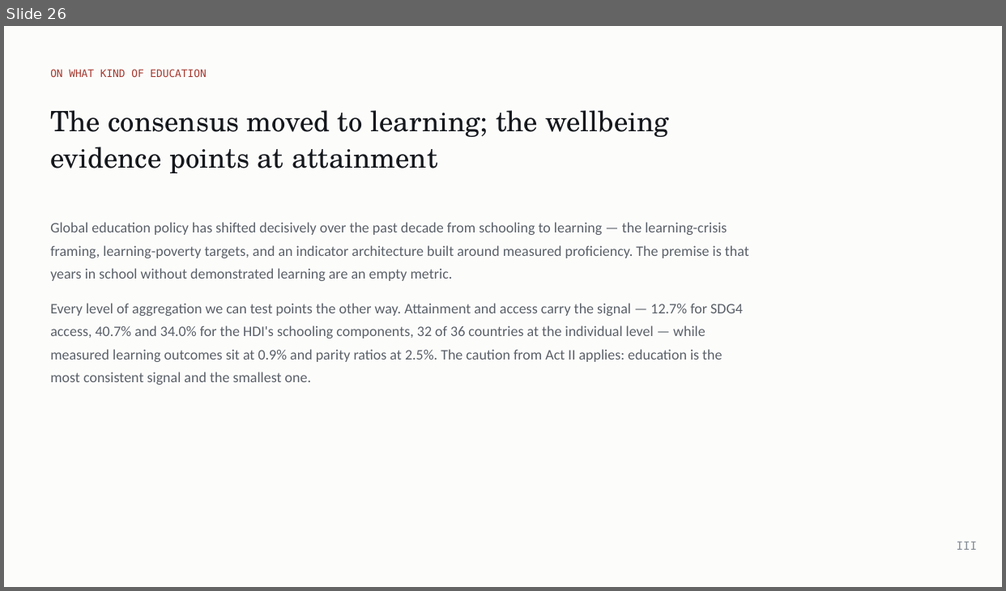
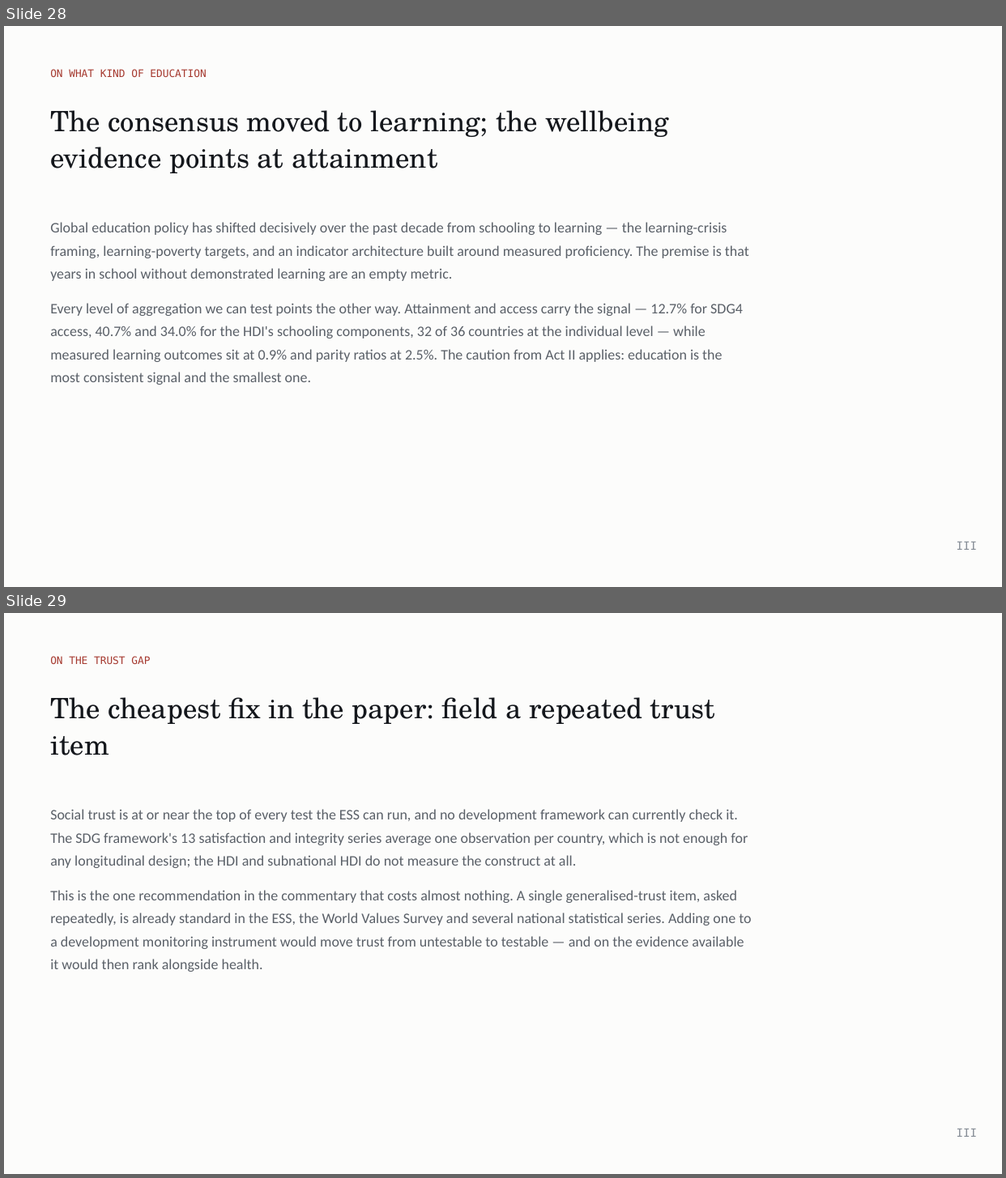
Before and after one commit to cwejnert/HDI-Happiness, a slide deck: deck/Measured_Where_It_Varies.pptx. Shown one above the other, each under a label of ours: slide 26 before the commit, slides 28 and 29 after it. The pictures are 1006x591 and 1006x1178 pixels, drawn with LibreOffice and Linux fonts; fonts in the diff are those of the drawing. Boxes give left, top, right and bottom in pixels: in the first picture for what was removed or moved away, otherwise in the second. Text is boxed around its words. In the diff, an @@ line names an element or a change of style, - is before the commit and + after.

```diff
--- a/deck/Measured_Where_It_Varies.pptx
+++ b/deck/Measured_Where_It_Varies.pptx
@@ slide 29 added at bbox=[4, 613, 1002, 1174], background #FCFCFB @@
@@ text added at bbox=[50, 656, 150, 664], 10 pt, text #A63A30 @@
+ON THE TRUST GAP
@@ text added at bbox=[50, 697, 715, 756], 27 pt, text #14171C @@
+The cheapest fix in the paper: field a repeated trust item
@@ text added at bbox=[50, 809, 751, 972], 14 pt, text #5A6068 @@
+Social trust is at or near the top of every test the ESS can run, and no development framework can currently check it. The SDG framework's 13 satisfaction and integrity series average one observation per country, which is not enough for any longitudinal design; the HDI and subnational HDI do not measure the construct at all.
+This is the one recommendation in the commentary that costs almost nothing. A single generalised-trust item, asked repeatedly, is already standard in the ESS, the World Values Survey and several national statistical series. Adding one to a development monitoring instrument would move trust from untestable to testable — and on the evidence available it would then rank alongside health.
@@ text added at bbox=[957, 1129, 977, 1137], 11 pt, text #868D96 @@
+III
@@ what was slide 26 is now slide 28 @@
```
Also in this commit, not shown: 3 slides changed, 3 other slides added, 1 slide removed, 4 other files.
